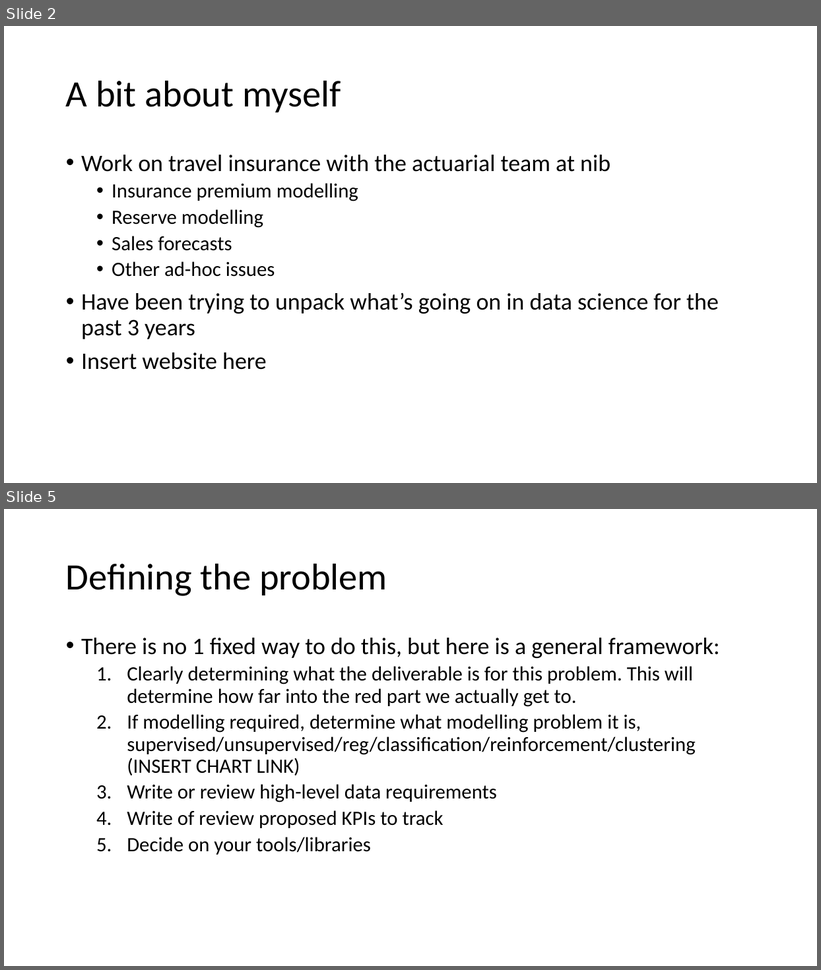
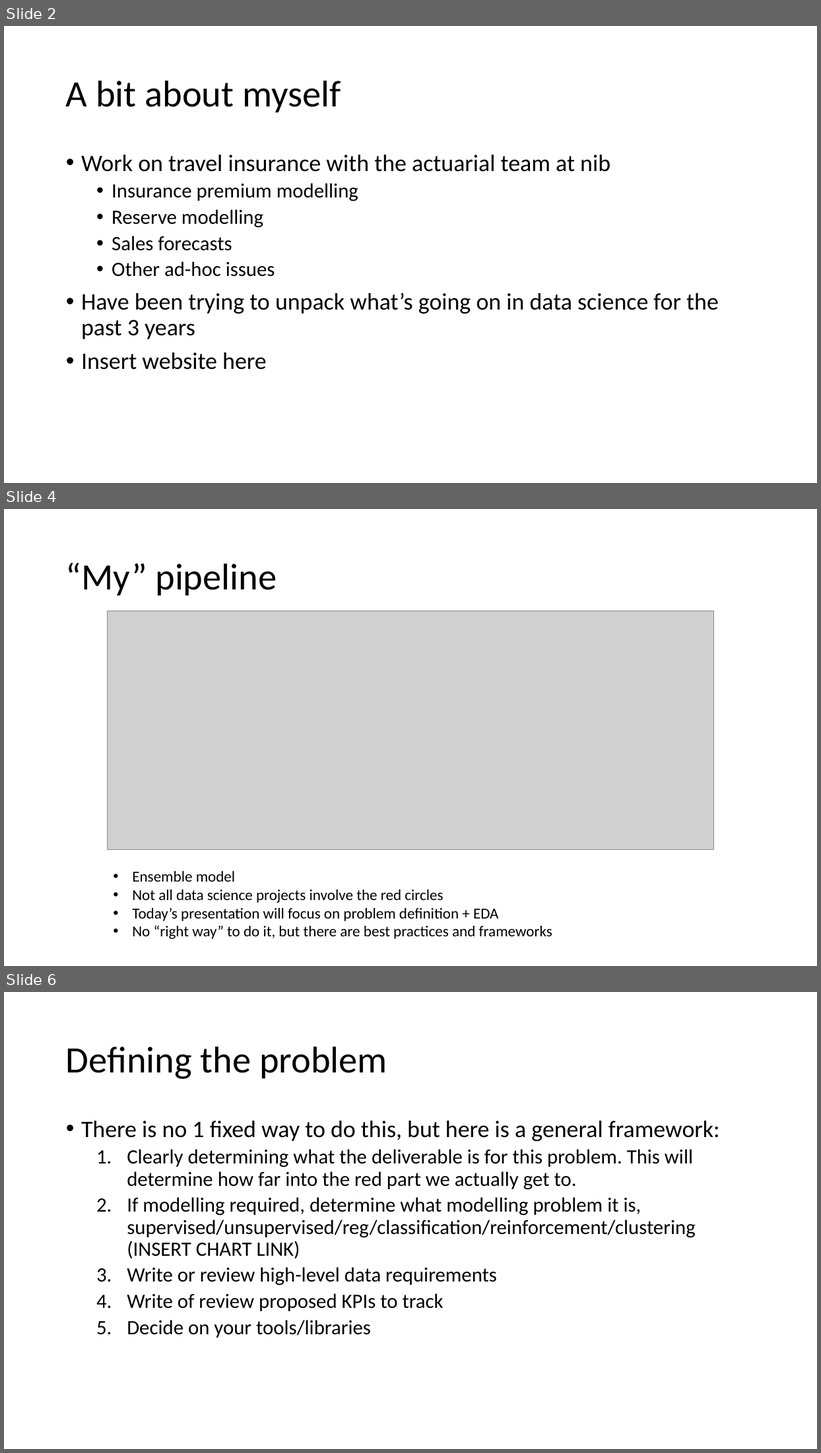
Before and after one commit to jtsw1990/datascience-eda-prezo, a slide deck: Problem Formulation & EDA.pptx. Shown one above the other, each under a label of ours: slides 2 and 5 before the commit, slides 2, 4 and 6 after it; the slides between them are not shown. The pictures are 821x970 and 821x1453 pixels, drawn with LibreOffice and Linux fonts; fonts in the diff are those of the drawing; grey boxes stand for pictures. Boxes give left, top, right and bottom in pixels: in the first picture for what was removed or moved away, otherwise in the second. Text is boxed around its words. In the diff, an @@ line names an element or a change of style, - is before the commit and + after.

```diff
--- a/Problem Formulation & EDA.pptx
+++ b/Problem Formulation & EDA.pptx
@@ slide 4 added at (x1=4, y1=509, x2=817, y2=966), background #FFFFFF @@
@@ title added at (x1=66, y1=562, x2=277, y2=595), 44 pt, text #000000 @@
+“My” pipeline
@@ picture added at (x1=107, y1=611, x2=714, y2=851) @@
@@ text added at (x1=132, y1=871, x2=552, y2=939), 18 pt, text #000000 @@
+• Ensemble model
+• Not all data science projects involve the red circles
+• Today’s presentation will focus on problem definition + EDA
+• No “right way” to do it, but there are best practices and frameworks
@@ what was slide 5 is now slide 6 @@
```
Also in this commit, not shown: 2 slides changed, 6 other slides added, 1 slide removed, 5 other files.
